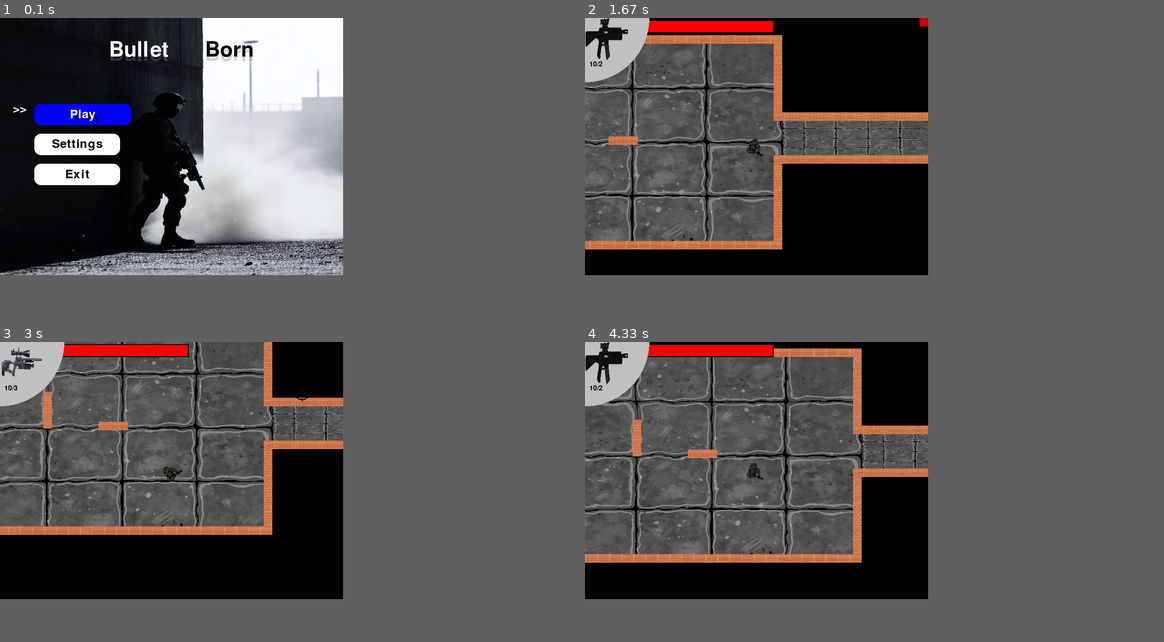
Above: before the commit, frames 1-4 (two rows, left to right).
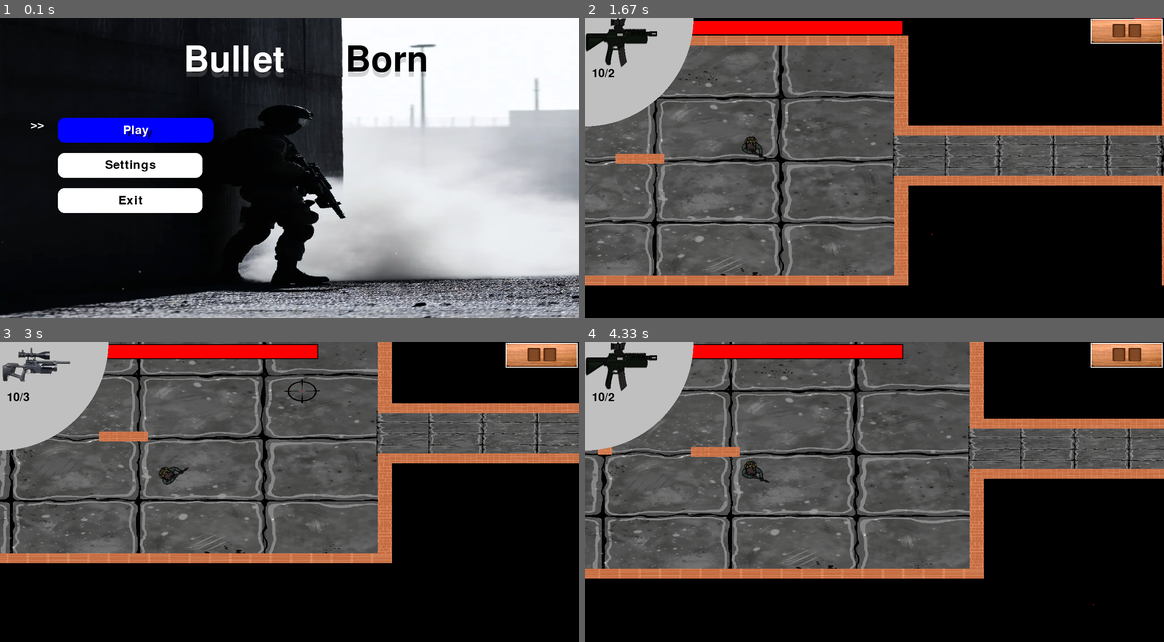
Above: after the commit, the same moments.

Repository: ML642/Pygame-Project
Game: pygame game, started from Maingame.py
The game is run twice, just before and just after one commit, with the same random seed, the same clock (stepped at 60 frames per second) and the same inputs.
Inputs (mouse positions are in pixels of both pictures, inside the frame that each line leads up to):
- Up to frame 1 (0.1 s): no input
- Up to frame 2 (1.67 s): tap Enter at 0.33 s; hold Right 0.67-1.13 s; hold Up 1.17-1.47 s; move the mouse to (880, 189) at 1.2 s; hold Right from 1.5 s (still down); move the mouse to (932, 234) at 1.53 s; tap 2 at 1.65 s
- Up to frame 3 (3 s): release Right at 1.97 s; hold Left 2-2.53 s; move the mouse to (376, 387) at 2.03 s; tap 3 at 2.15 s; hold Down 2.57-2.87 s; move the mouse to (358, 519) at 2.6 s; hold Left from 2.9 s (still down); move the mouse to (301, 390) at 2.93 s
- Up to frame 4 (4.33 s): tap 2 at 3.05, 4.22 s; release Left at 3.3 s; tap 1 at 3.33, 3.82 s; hold Up 3.67-4.03 s; move the mouse to (874, 528) at 3.7 s; hold Right from 4.07 s (still down); move the mouse to (1094, 606) at 4.1 s
In our replay, the window is 800x600 before the commit and 1350x700 after it. These sizes can differ from the game's own. Grey fills any space a smaller window leaves; there, only what the larger window draws over its background counts as a difference.

The runs differ from the first frame. In frame 1, 60% of the frame differs, in the area x 0-100%, y 0-100%; in frame 2, 42%; in frame 3, 40%; in frame 4, 40%.

Commit message:
stopbutton

Diff:
--- a/Main_Menu.py
+++ b/Main_Menu.py
@@ -5,6 +5,7 @@
 import os
 from setting_menu import SettingsMenu
 import json
+
 
 pygame.init()
 
--- a/Maingame.py
+++ b/Maingame.py
@@ -11,7 +11,7 @@
 from enemy import Enemy
 from camera import Camera
 from room_generation import generate_room , Wall ,  Gate , Floor ,Floor_Hallway , Room
-from UI_components import draw_health_bar , Menu_option , DustParticle , draw_reload_bar
+from UI_components import draw_health_bar , Menu_option , DustParticle , draw_reload_bar , StopButton
 from stopmenu import pause_menu , draw_button , draw_slider
 from Main_Menu import Main_menu
 from interactive_objects import  DestructibleObject , SpikeTrap , ExplosiveBarrel
@@ -66,7 +66,7 @@
             return a
     except (FileNotFoundError, json.JSONDecodeError):
         return current_settings  # Fallback if something goes wrong
-print(load_settings())
+#print(load_settings())
 
 current_settings = load_settings()
 
@@ -76,9 +76,9 @@
 BLUE = (0, 0, 255)
 WHITE = (255, 255, 255)
 YELLOW = (255, 255, 0)
+
 data = [ 0 , (800,600) ]
-# data =
-# SELECTED_WIDTH,SELECTED_HEIGHT = data[1]
+
 current_settings = Main_menu(SELECTED_WIDTH , SELECTED_HEIGHT , current_settings )
 
 with open("settings.json", "w") as f:
@@ -172,7 +172,17 @@
 
 
 # for room_data in level_1data:
+#     loading_screen = LoadingScreen(screen, len(level_1data))
+
 #     Room_Create(room_data["x"], room_data["y"], room_data["form"], room_data["type"], room_data["enemies_counter"])
+
+
+#     loading_screen.update(1)
+#     loading_screen.draw()
+#     pygame.display.flip()
+#     for event in pygame.event.get():
+#         if event.type == pygame.QUIT:
+#             pygame.quit()
 
 async def loader(progress, loading_screen):
     total = len(level_1data)
@@ -187,6 +197,9 @@
         progress['loaded'] = i
         loading_screen.update()
         loading_screen.draw()
+        for event in pygame.event.get():
+            if event.type == pygame.QUIT:
+                pygame.quit()
         await asyncio.sleep(0)  # Yield control to the event loop
 
     progress['done'] = True
@@ -224,6 +237,17 @@
 OFFSETY = (scale_y-1) * 200
 
 player.rect.center = ( -500 +(1-scale_x) * OFFSET ,50 + ( 700 / 2 )* scale_y - OFFSETY  )  # - move the player to the room
+
+def rerender (data,walls,floors,Rooms,enemies,drops,interactive_objects,player):
+    walls.empty()
+    floors.empty()
+    Rooms.empty()
+    enemies.empty()
+
+    interactive_objects.empty()
+    player.tears.clear()
+    for room_data in data :
+        Room_Create(room_data["x"], room_data["y"], room_data["form"], room_data["type"], room_data["enemies_counter"])
 
 
 
@@ -271,6 +295,7 @@
                      enemies_counter = 0
                      FIRE_MODES = copy.deepcopy(FIRE_MODES_COPY)
 
+
         if player.is_reloading and FIRE_MODES[player.current_mode]["full"] != FIRE_MODES[player.current_mode]["bullets"]:
             current_time = time.time()
             reload_duration = FIRE_MODES[player.current_mode]["reload_time"]
@@ -333,7 +358,9 @@
           elif not player.is_reloading and FIRE_MODES[player.current_mode]["ammo"] > 0:
                             player.is_reloading = True
                             player.reload_start_time = time.time()
-
+        if mouse_buttons[0] and Stopbutton.rect.collidepoint(pygame.mouse.get_pos()):
+            stop = True
+            pause_menu(scale_x, scale_y, current_settings)
         player.update(walls)
         camera.update(player)
 
@@ -433,7 +460,7 @@
         draw_health_bar(screen,player.health, player.max_health,scale_x , scale_y)
         #screen.blit(coordinates, (20 * scale_x, 50 * scale_y))
         if player.health <= 1:
-            result =   game_over_screen(screen,kills , time , 1  , current_time - start_time)
+            result =   game_over_screen(screen, kills , time , 1  , current_time - start_time)
             if result == "restart":
                 Restart(Rooms,player, enemies ,drops,scale_x, scale_y, OFFSET, OFFSETY)
                 enemies_counter = 0
@@ -483,8 +510,12 @@
         ammo_rect = ammo_text.get_rect(center=(0, 0))
         screen.blit(ammo_text, ( 10 * scale_x , 100 * scale_y ) )
 
+        Stopbutton = StopButton(screen, current_settings["resolution"][0] - 100*scale_x - 2, 2, 100 * scale_x, 50 * scale_y)
+        Stopbutton.draw(screen)
+
         cursor_rect = cursor.get_rect(center=(mouse_world_x + camera.camera.x, mouse_world_y + camera.camera.y))
         screen.blit(cursor, cursor_rect.topleft)
+
         pygame.mouse.set_visible(False)
         pygame.display.flip()
         clock.tick(60)
--- a/UI_components.py
+++ b/UI_components.py
@@ -180,3 +180,19 @@
         screen.blit(reload_icon, (pos_x + bar_width + 5 * scale_x, pos_y - 2 * scale_y))
     except FileNotFoundError:
         pass
+
+
+class StopButton :
+        def __init__(self, screen, x, y, width, height):
+            self.screen = screen
+            self.x = x
+            self.y = y
+            self.width = width
+            self.height = height
+            self.image = pygame.image.load('images/button.webp').convert_alpha()
+            self.image = pygame.transform.scale(self.image, (width, height))
+            self.rect = self.image.get_rect(topleft=(x, y))
+
+        def draw(self,screen):
+            screen.blit(self.image, (self.x, self.y))
+            pygame.draw.rect(screen, WHITE, self.rect, 2)
--- a/settings.json
+++ b/settings.json
@@ -1 +1 @@
-{"resolution": [800, 600], "music_volume": 92, "sfx_volume": 39, "difficulty": "medium"}
+{"resolution": [1350, 700], "music_volume": 92, "sfx_volume": 39, "difficulty": "medium"}
Binary file added: images/button.webp
